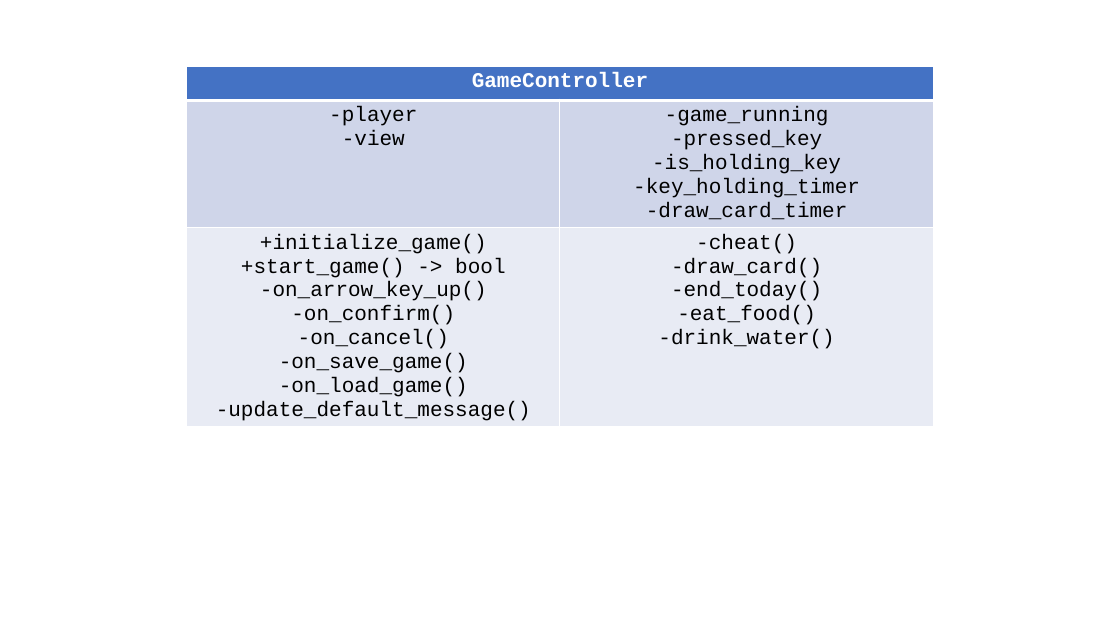
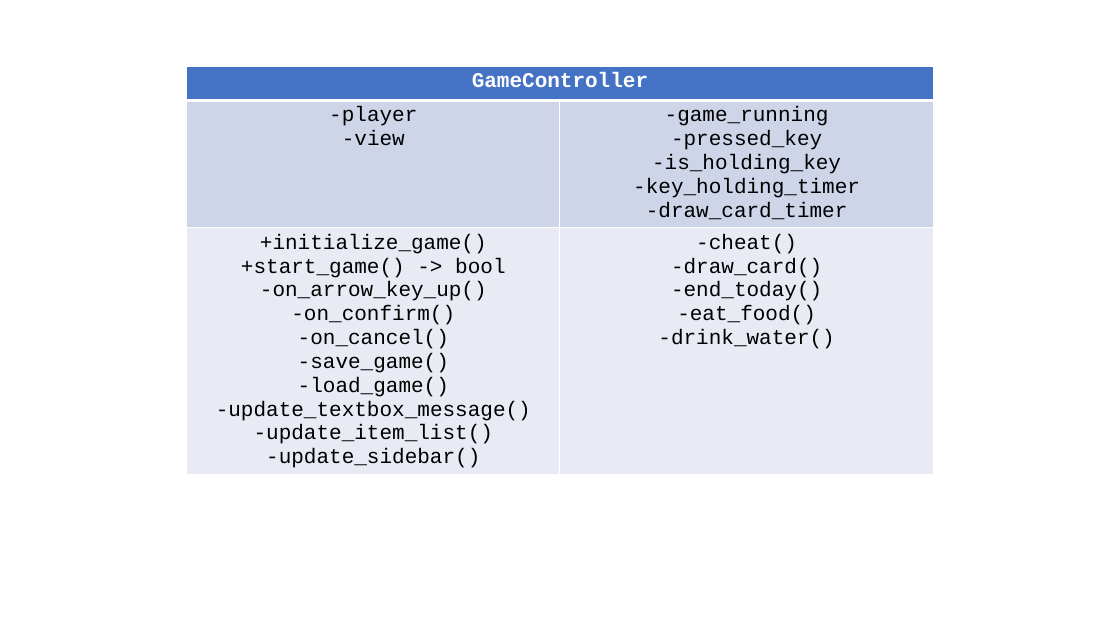
Before and after one commit to wertolf/pygame-boy-advance, a slide deck: slide 6 of docs/UML.pptx. Drawn at 1120x630 pixels with LibreOffice and Linux fonts; fonts in the diff are those of the drawing. Boxes give left, top, right and bottom in pixels: in the first picture for what was removed or moved away, otherwise in the second. Text is boxed around its words. In the diff, an @@ line names an element or a change of style, - is before the commit and + after.

```diff
--- a/docs/UML.pptx
+++ b/docs/UML.pptx
@@ table at [187,66,933,496] @@
-row 3, column 1: +initialize_game() / +start_game() -> bool / -on_arrow_key_up() / -on_confirm() / -on_cancel() / -on_save_game() / -on_load_game() / -update_default_message()
+row 3, column 1: +initialize_game() / +start_game() -> bool / -on_arrow_key_up() / -on_confirm() / -on_cancel() / -save_game() / -load_game() / -update_textbox_message() / -update_item_list() / -update_sidebar()
```
Also in this commit, not shown: 2 other slides changed, 15 other files.
